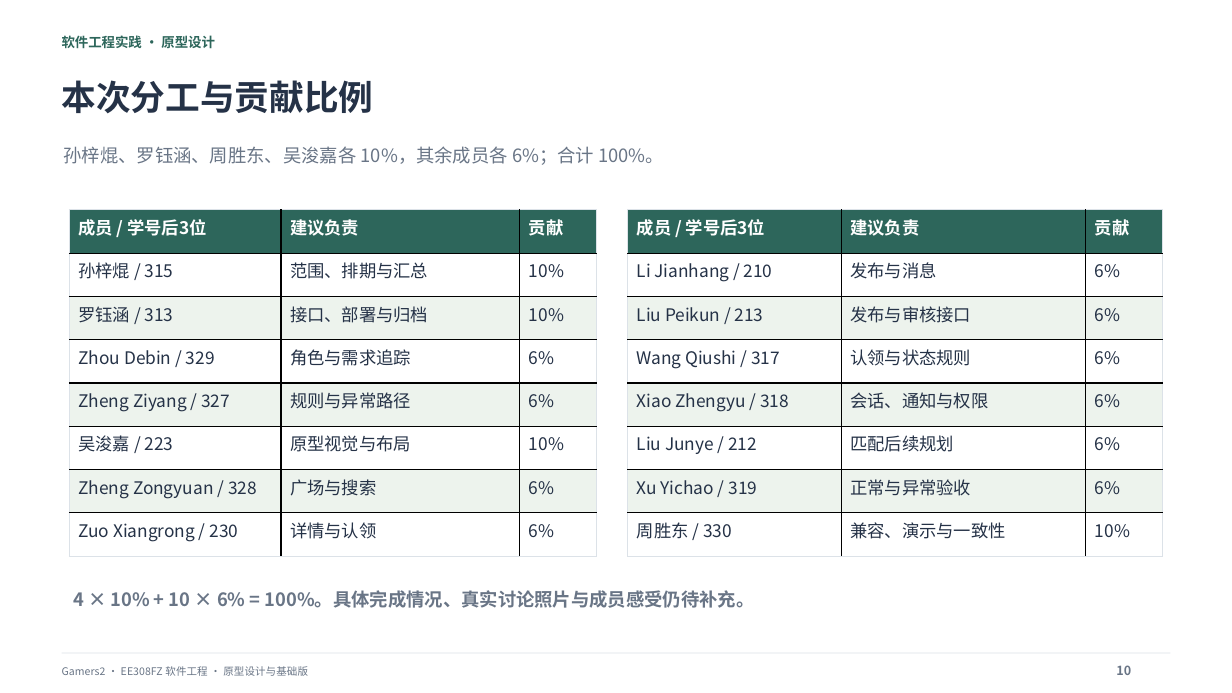
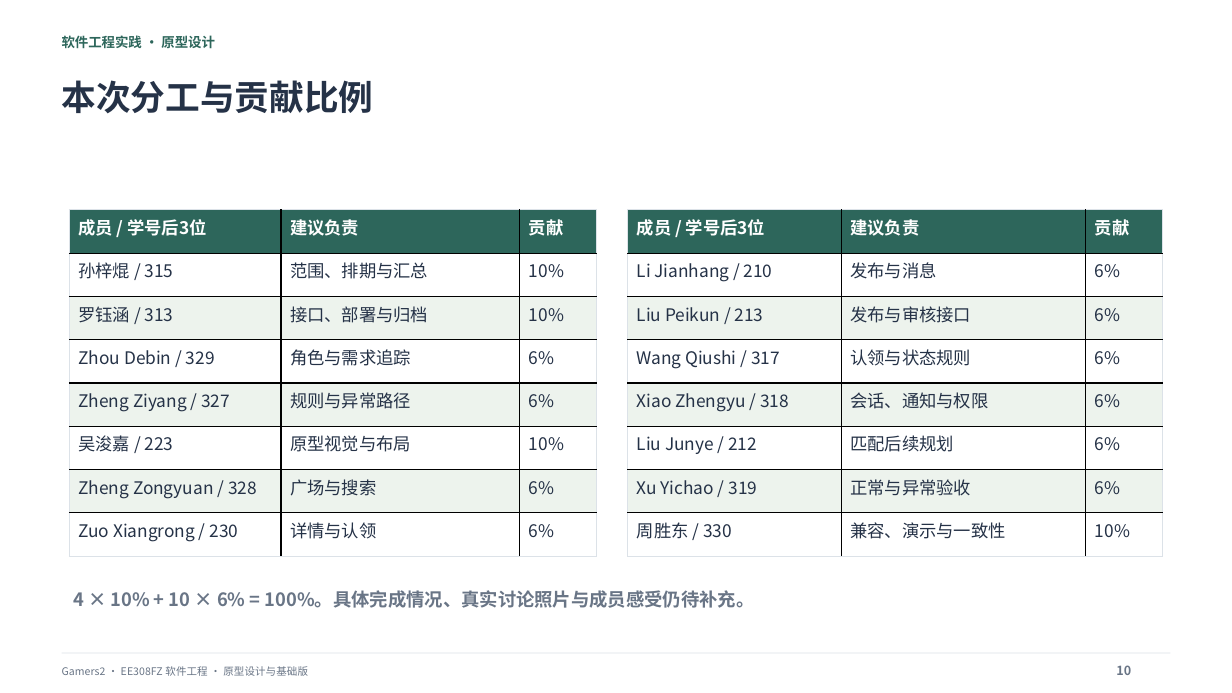
Before and after one commit to Zarvik188/FindBack-Gamers2-Prototype, a slide deck: slide 10 of deliverables/FindBack-Prototype.pptx. Drawn at 1232x693 pixels with LibreOffice and Linux fonts; fonts in the diff are those of the drawing. Boxes give left, top, right and bottom in pixels: in the first picture for what was removed or moved away, otherwise in the second. Text is boxed around its words. In the diff, an @@ line names an element or a change of style, - is before the commit and + after.

```diff
--- a/deliverables/FindBack-Prototype.pptx
+++ b/deliverables/FindBack-Prototype.pptx
@@ text removed at box(64, 146, 664, 165) @@
-孙梓焜、罗钰涵、周胜东、吴浚嘉各 10%，其余成员各 6%；合计 100%。
```
Also in this commit, not shown: 2 other files.
